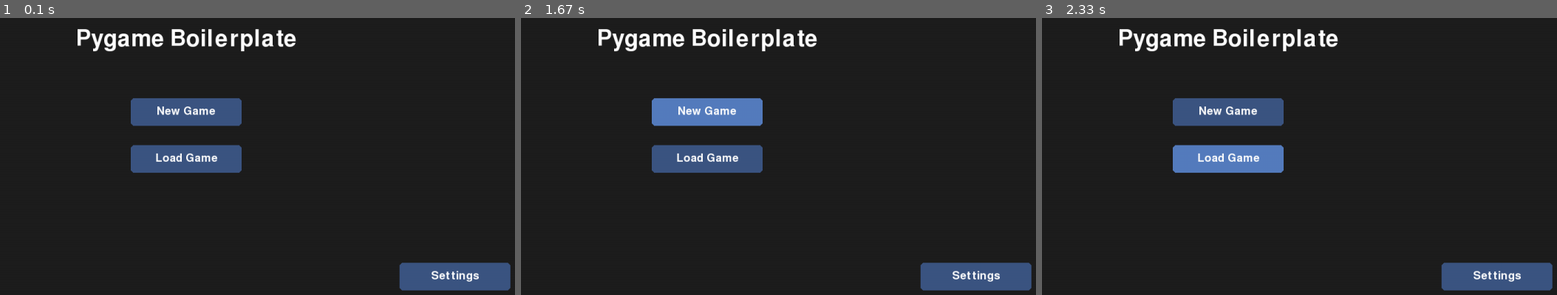
Above: before the commit, frames 1-3 (left to right).
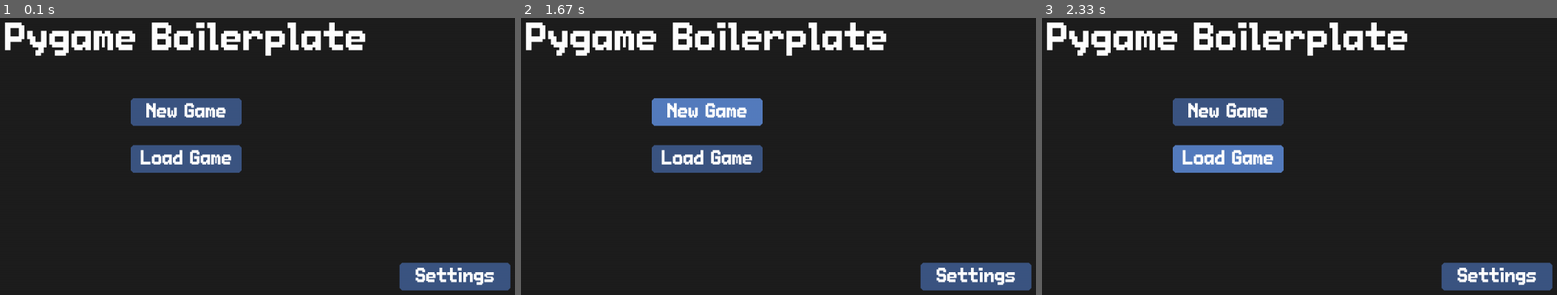
Above: after the commit, the same moments.

Repository: 2percentklim/pygame-boilerplate
Game: pygame game, started from main.py
The game is run twice, just before and just after one commit, with the same random seed, the same clock (stepped at 60 frames per second) and the same inputs.
Inputs (mouse positions are in pixels of both pictures, inside the frame that each line leads up to):
- Up to frame 1 (0.1 s): no input
- Up to frame 2 (1.67 s): click (706, 112) at 0.38 s; click (711, 137) at 0.72 s; click "New Game" at 1.55 s
- Up to frame 3 (2.33 s): click (outside the picture) at 1.88 s; click (1237, 150) at 2.22 s

The runs differ from the first frame. In frame 1, 5.2% of the frame differs, in the area x 0-96%, y 1-97%; in frame 2, 5.2%; in frame 3, 5.2%.

Commit message:
Add local font dependency to project

Diff:
--- a/constants.py
+++ b/constants.py
@@ -1,3 +1,9 @@
+
+from pathlib import Path
+
+
+PROJECT_ROOT = Path(__file__).resolve().parent
+ASSETS_DIR = PROJECT_ROOT / "assets"
 
 # Screen dimensions
 DESIGN_WIDTH = 1200
@@ -14,8 +20,8 @@
 
 #FONTS
 DEFAULT_TITLE_FONT_SIZE = 60
-DEFAULT_TITLE_FONT_NAME = "Tengoku"
+DEFAULT_TITLE_FONT_PATH = ASSETS_DIR / "fonts" / "Tengoku.ttf"
 
 #BUTTONS
 DEFAULT_BUTTON_FONT_SIZE = 30
-DEFAULT_BUTTON_FONT_NAME = "Tengoku"
+DEFAULT_BUTTON_FONT_PATH = ASSETS_DIR / "fonts" / "Tengoku.ttf"
--- a/scenes/StartMenuBuilder.py
+++ b/scenes/StartMenuBuilder.py
@@ -2,11 +2,11 @@
 
 from constants import (
     DEFAULT_BUTTON_COLOR,
-    DEFAULT_BUTTON_FONT_NAME,
+    DEFAULT_BUTTON_FONT_PATH,
     DEFAULT_BUTTON_FONT_SIZE,
     DEFAULT_HOVER_COLOR,
     DEFAULT_TEXT_COLOR,
-    DEFAULT_TITLE_FONT_NAME,
+    DEFAULT_TITLE_FONT_PATH,
     DEFAULT_TITLE_FONT_SIZE,
     GAME_TITLE,
 )
@@ -22,12 +22,12 @@
         self.update_layout()
 
     def update_layout(self):
-        self.title_font = pygame.font.SysFont(
-            DEFAULT_TITLE_FONT_NAME,
+        self.title_font = pygame.font.Font(
+            DEFAULT_TITLE_FONT_PATH,
             round(DEFAULT_TITLE_FONT_SIZE * self.scale),
         )
-        self.button_font = pygame.font.SysFont(
-            DEFAULT_BUTTON_FONT_NAME,
+        self.button_font = pygame.font.Font(
+            DEFAULT_BUTTON_FONT_PATH,
             round(DEFAULT_BUTTON_FONT_SIZE * self.scale),
         )
 
Binary file added: assets/fonts/Tengoku.ttf
